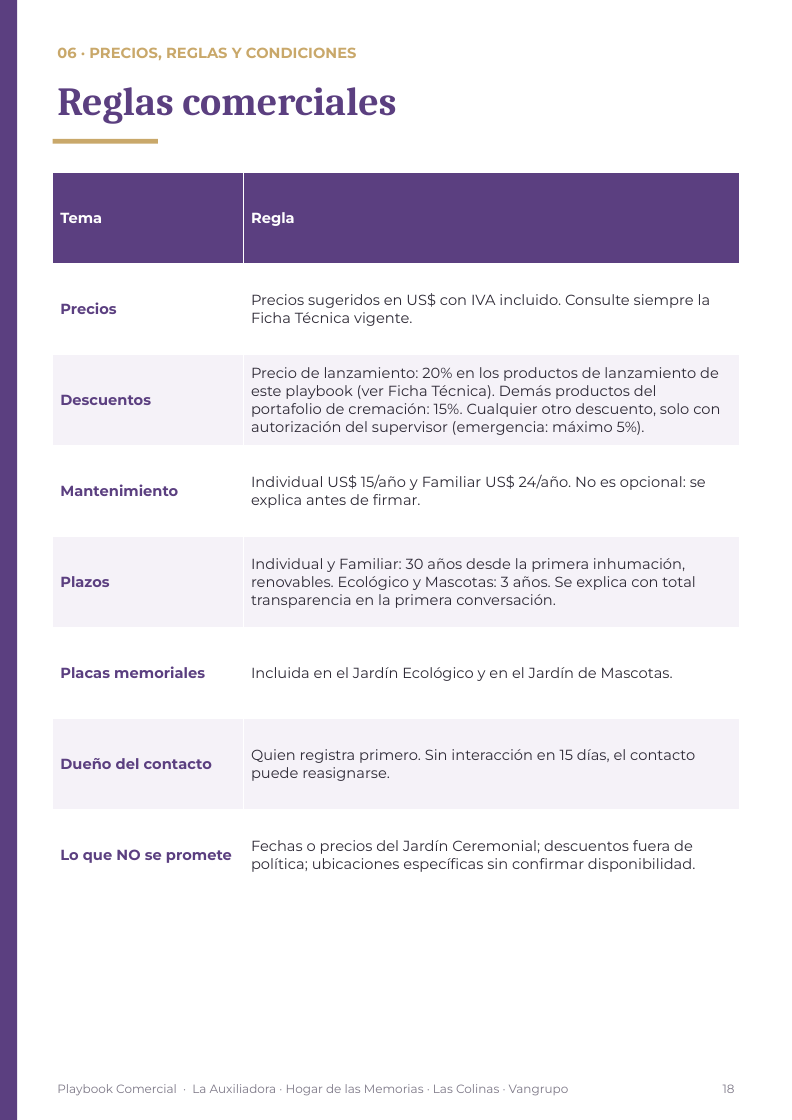
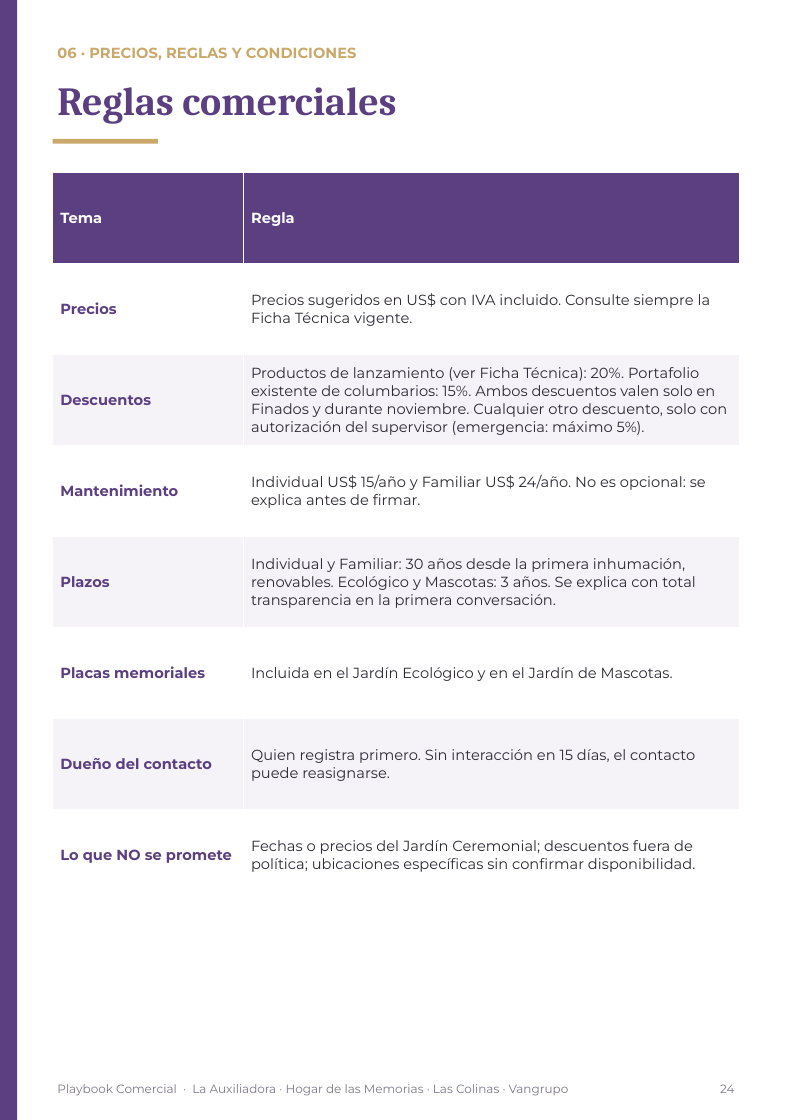
Before and after one commit to os267/teste, a slide deck: slide 24 of playbook/salida/Playbook_Comercial_Cremacion_Vangrupo_Vertical.pptx (slide 18 before the commit). Drawn at 792x1120 pixels with LibreOffice and Linux fonts; fonts in the diff are those of the drawing. Boxes give left, top, right and bottom in pixels: in the first picture for what was removed or moved away, otherwise in the second. Text is boxed around its words. In the diff, an @@ line names an element or a change of style, - is before the commit and + after.

```diff
--- a/playbook/salida/Playbook_Comercial_Cremacion_Vangrupo_Vertical.pptx
+++ b/playbook/salida/Playbook_Comercial_Cremacion_Vangrupo_Vertical.pptx
@@ table at (53,172,739,900) @@
-row 3, column 2: Precio de lanzamiento: 20% en los productos de lanzamiento de este playbook (ver Ficha Técnica). Demás productos del portafolio de cremación: 15%. Cualquier otro descuento, solo con autorización del supervisor (emergencia: máximo 5%).
+row 3, column 2: Productos de lanzamiento (ver Ficha Técnica): 20%. Portafolio existente de columbarios: 15%. Ambos descuentos valen solo en Finados y durante noviembre. Cualquier otro descuento, solo con autorización del supervisor (emergencia: máximo 5%).
@@ text at (720,1084,734,1093): text changed @@
-18
+24
```
Also in this commit, not shown: 8 other slides changed, 6 slides added, 9 other files.
